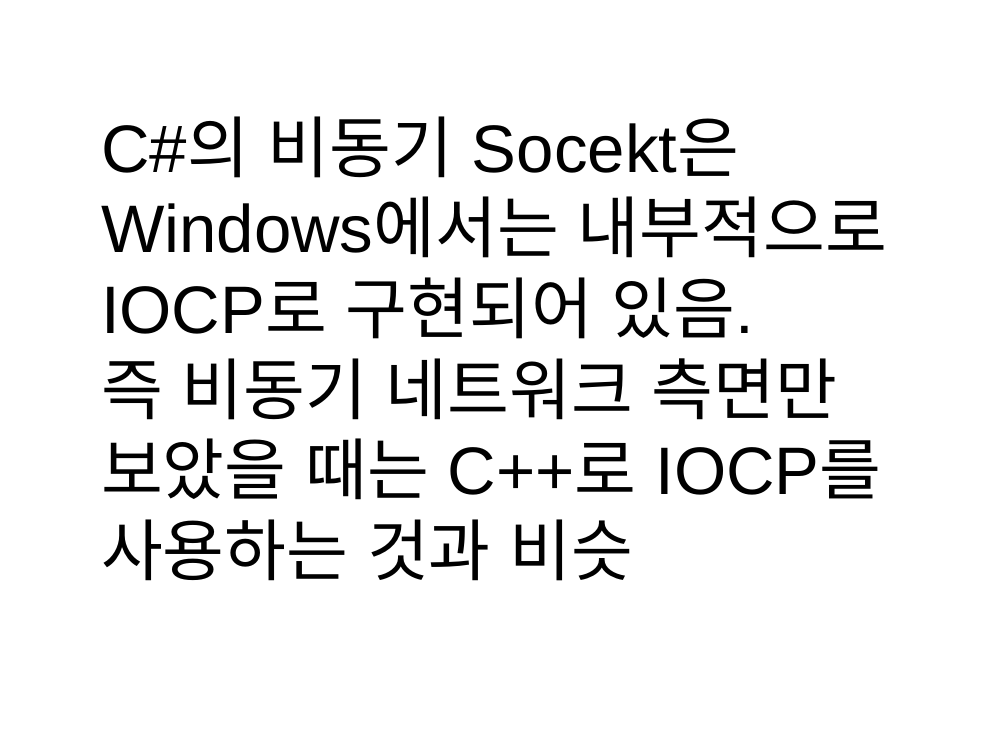
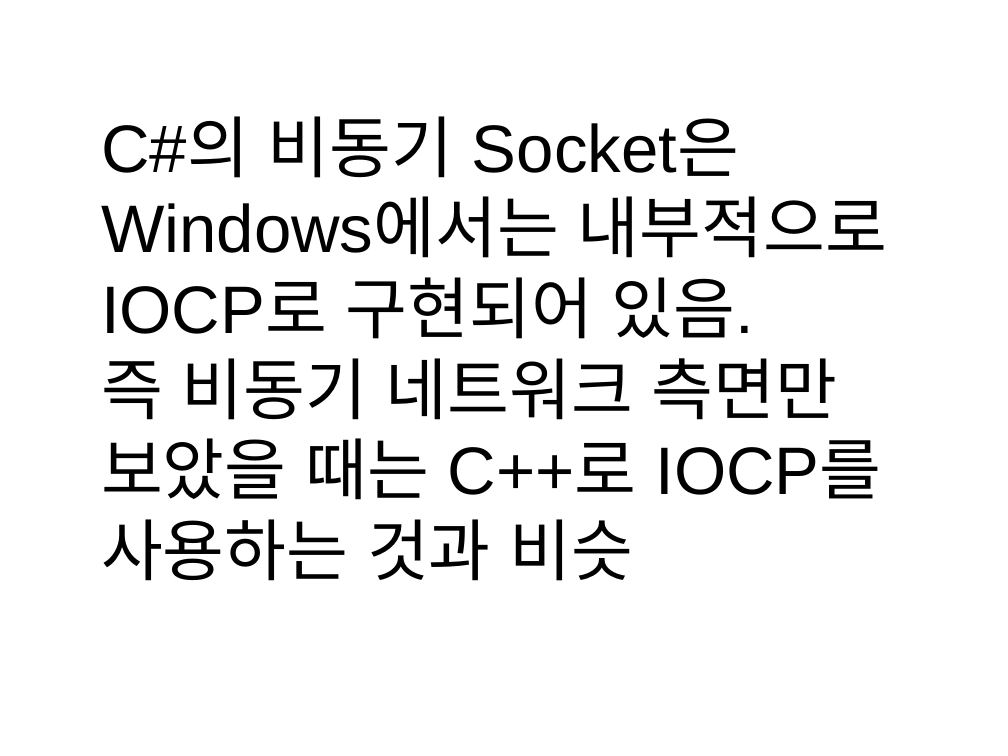
Before and after one commit to jacking75/conf_kgc2016_SuperSocket, a slide deck: slide 4 of {KGC2016]오픈소스 네트워크 엔진 SuperSocket 사용하기.pptx. Drawn at 1008x756 pixels with LibreOffice and Linux fonts; fonts in the diff are those of the drawing. Boxes give left, top, right and bottom in pixels: in the first picture for what was removed or moved away, otherwise in the second. Text is boxed around its words. In the diff, an @@ line names an element or a change of style, - is before the commit and + after.

```diff
--- a/{KGC2016]오픈소스 네트워크 엔진 SuperSocket 사용하기.pptx
+++ b/{KGC2016]오픈소스 네트워크 엔진 SuperSocket 사용하기.pptx
@@ text at box(101, 116, 887, 339): text changed @@
-C#의 비동기 Socekt은 Windows에서는 내부적으로 IOCP로 구현되어 있음.
+C#의 비동기 Socket은 Windows에서는 내부적으로 IOCP로 구현되어 있음.
```
Also in this commit, not shown: 3 other slides changed, 1 slide added, 5 slides removed.
